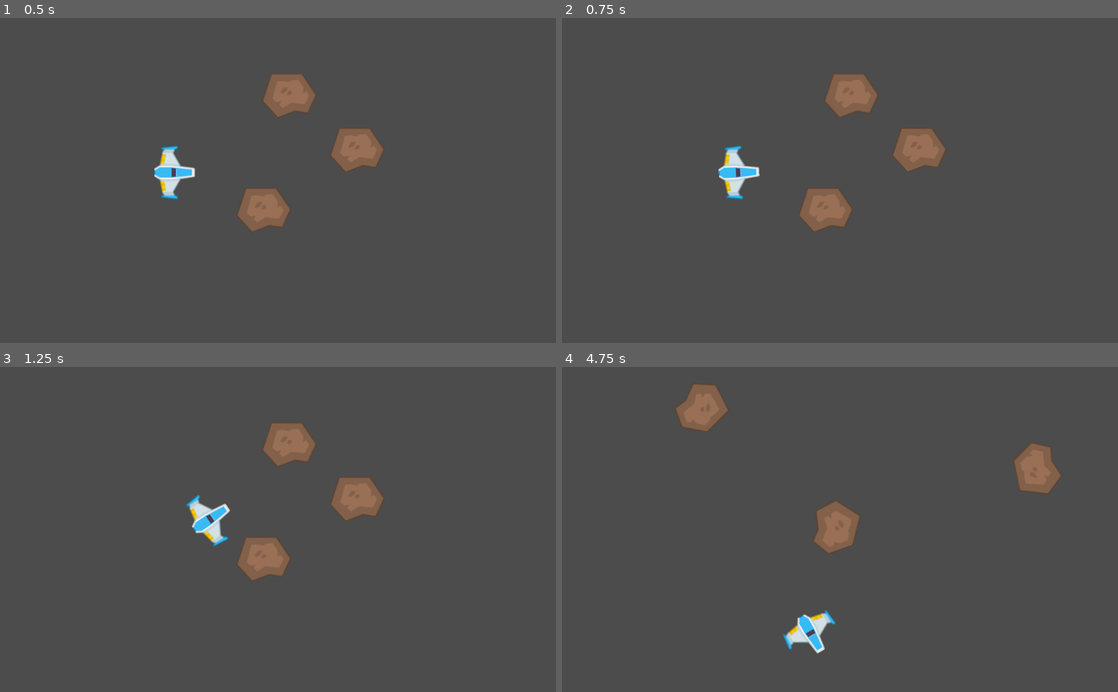
Above: before the commit, frames 1-4 (two rows, left to right).
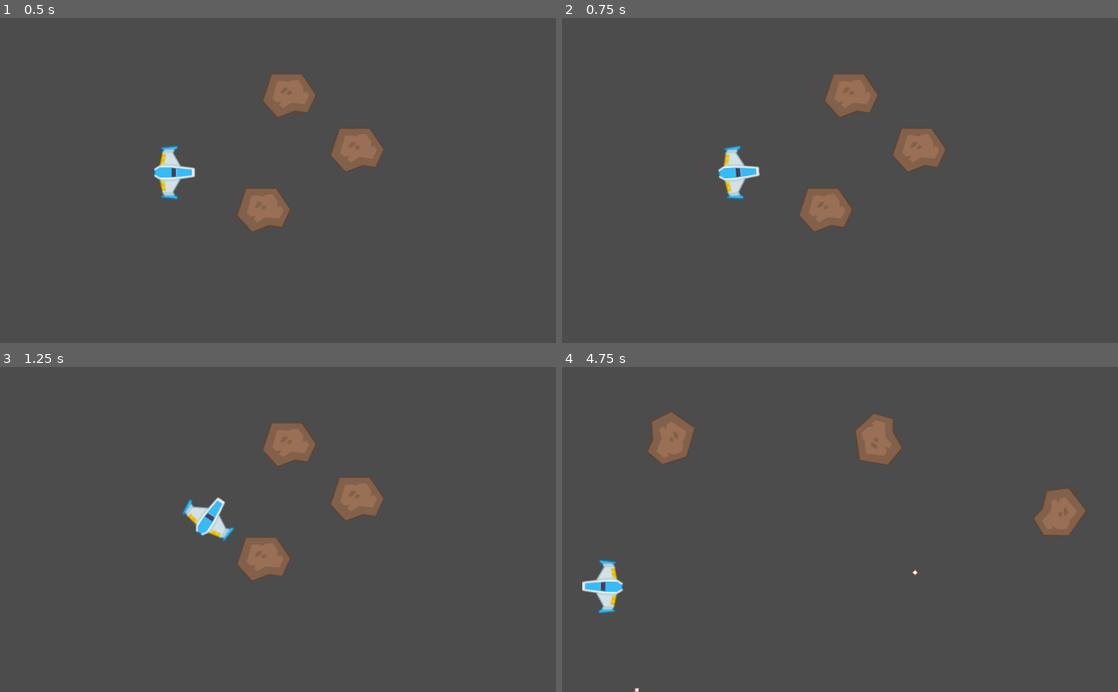
Above: after the commit, the same moments.

Repository: cgrooves/azteroids
Game: Godot game, scene res://src/MainGame.tscn
The game is run twice, just before and just after one commit, with the same random seed, the same clock (stepped at 60 frames per second) and the same inputs.
Inputs:
- Up to frame 1 (0.5 s): no input
- Up to frame 2 (0.75 s): tap Enter at 0.5 s; hold Up (booster_forward) from 0.53 s (still down); hold Left (booster_port) from 0.53 s (still down)
- Up to frame 3 (1.25 s): keep holding Up (booster_forward); keep holding Left (booster_port)
- Up to frame 4 (4.75 s): release Up (booster_forward) at 1.28 s; release Left (booster_port) at 1.28 s; tap Right (booster_stbd) at 1.35 s; hold Space (fire) 2.03-2.78 s; hold Up (booster_forward) 2.03-3.53 s; tap Left (booster_port) at 2.85 s; hold Right (booster_stbd) 3.53-4.28 s; tap Space (fire) at 4.35 s

Frame 1 is identical in both runs. In frame 2, 0.1% of the frame differs, in the area x 28-36%, y 39-56%; in frame 3, 0.6%; in frame 4, 6.7%, in the area x 3-95%, y 5-100%.

Commit message:
Position PDC at cannon on instancing

Diff:
--- a/src/Character.gd
+++ b/src/Character.gd
@@ -5,7 +5,6 @@
 export (int) var torque_mag
 export (int) var firing_frame_delay
 export (int) var pdc_power
-export (Vector2) var pdc_cannon_pos
 
 onready var pdc = preload("res://src/PDC.tscn")
 
@@ -19,8 +18,6 @@
 # Called when the node enters the scene tree for the first time.
 func _ready():
 	._ready()
-	# position the PDC cannon
-	get_node("PDC_cannon").set_position(pdc_cannon_pos)
 
 # Called every frame. 'delta' is the elapsed time since the previous frame.
 func _process(delta):
@@ -31,16 +28,17 @@
 	if firing and firing_frames == firing_frame_delay:
 		# instance the PDC
 		var new_pdc = pdc.instance()
-#		pdc.set_
 
 		# move the round to the ship's offset
-
+#		new_pdc.global_position = get_node("PDC_cannon").position
+		new_pdc.position = get_node("PDC_cannon").global_position
+		new_pdc.rotation = self.rotation
 		# give it an impulse
 		var pdc_impulse = thrust + Vector2(pdc_power, 0).rotated(self.rotation)
 		new_pdc.apply_central_impulse(pdc_impulse)
 
 		# parent the pdc
-		get_node("PDC_cannon").add_child(new_pdc)
+		get_parent().add_child(new_pdc)
 
 		# reset the firing counter
 		firing_frames = 0
--- a/src/Character.tscn
+++ b/src/Character.tscn
@@ -12,10 +12,9 @@
 angular_damp = 30.0
 script = ExtResource( 1 )
 thrust_mag = 250
-torque_mag = 1500
+torque_mag = 2500
 firing_frame_delay = 4
 pdc_power = 1000
-pdc_cannon_pos = Vector2( 50, 0 )
 
 [node name="CollisionShape2D" type="CollisionShape2D" parent="."]
 shape = SubResource( 1 )
@@ -24,4 +23,5 @@
 rotation = 1.5708
 texture = ExtResource( 2 )
 
-[node name="PDC_cannon" type="Node2D" parent="."]
+[node name="PDC_cannon" type="Position2D" parent="."]
+position = Vector2( 40, 0 )
